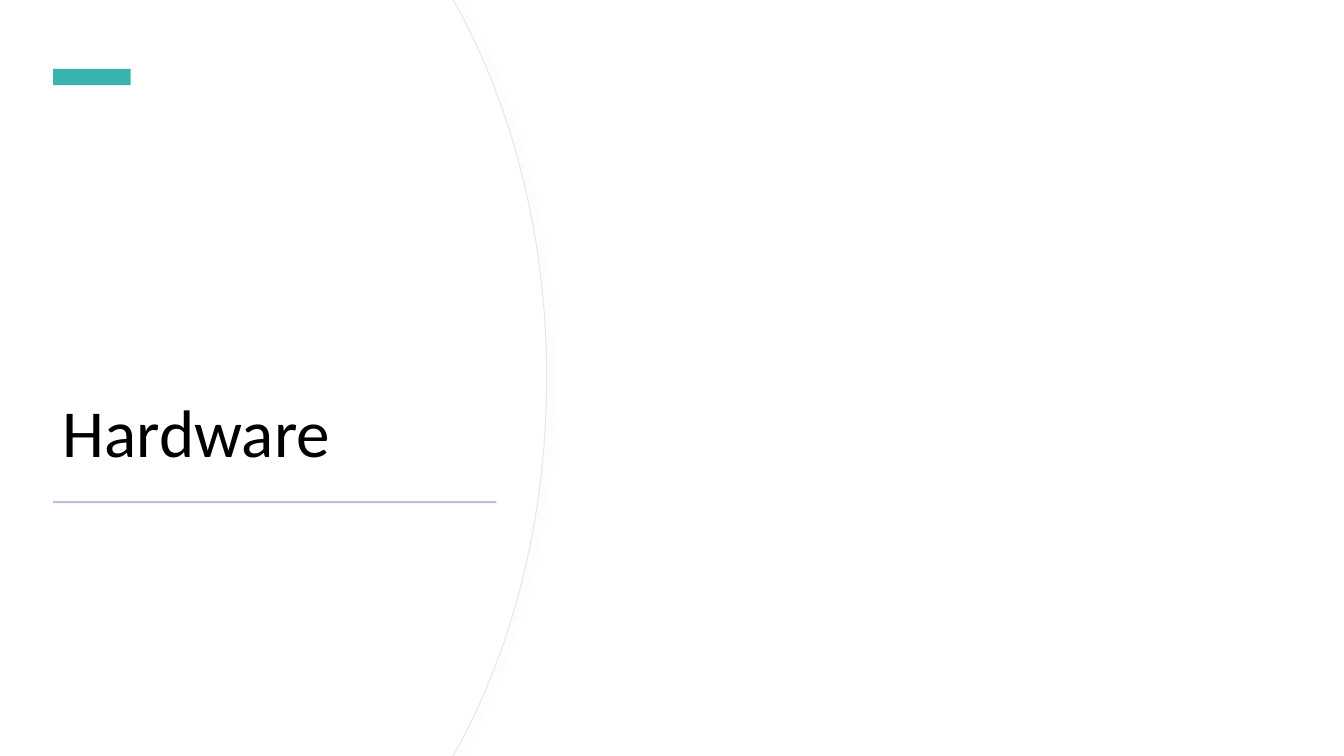
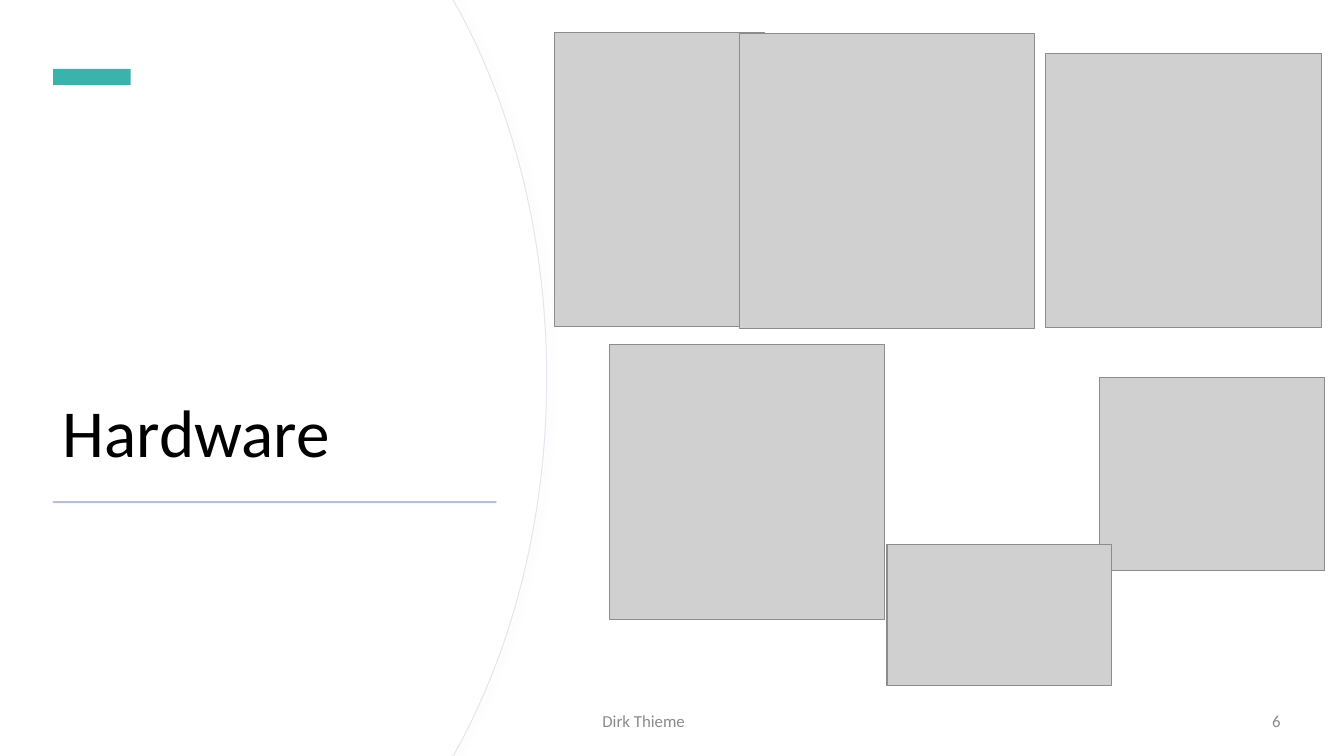
Before and after one commit to dirkt68/pl1-robotics, a slide deck: slide 6 of Presentations/Slides/Presentation_Feb_17.pptx. Drawn at 1344x756 pixels with LibreOffice and Linux fonts; fonts in the diff are those of the drawing; grey boxes stand for pictures. Boxes give left, top, right and bottom in pixels: in the first picture for what was removed or moved away, otherwise in the second. Text is boxed around its words. In the diff, an @@ line names an element or a change of style, - is before the commit and + after.

Commit message:
Added some slides and pictures.

```diff
--- a/Presentations/Slides/Presentation_Feb_17.pptx
+++ b/Presentations/Slides/Presentation_Feb_17.pptx
@@ picture added at box(555, 32, 765, 327) @@
@@ picture added at box(740, 33, 1034, 328) @@
@@ picture added at box(1047, 53, 1322, 328) @@
@@ picture added at box(609, 345, 884, 620) @@
@@ picture added at box(1100, 377, 1325, 571) @@
@@ picture added at box(887, 544, 1112, 686) @@
@@ text added at box(602, 715, 685, 727), 12 pt, text #8C8C8C @@
+Dirk Thieme
@@ page number added at box(1272, 716, 1280, 727), 12 pt, text #8C8C8C @@
+6
```
Also in this commit, not shown: 2 other slides changed, 9 other files.
